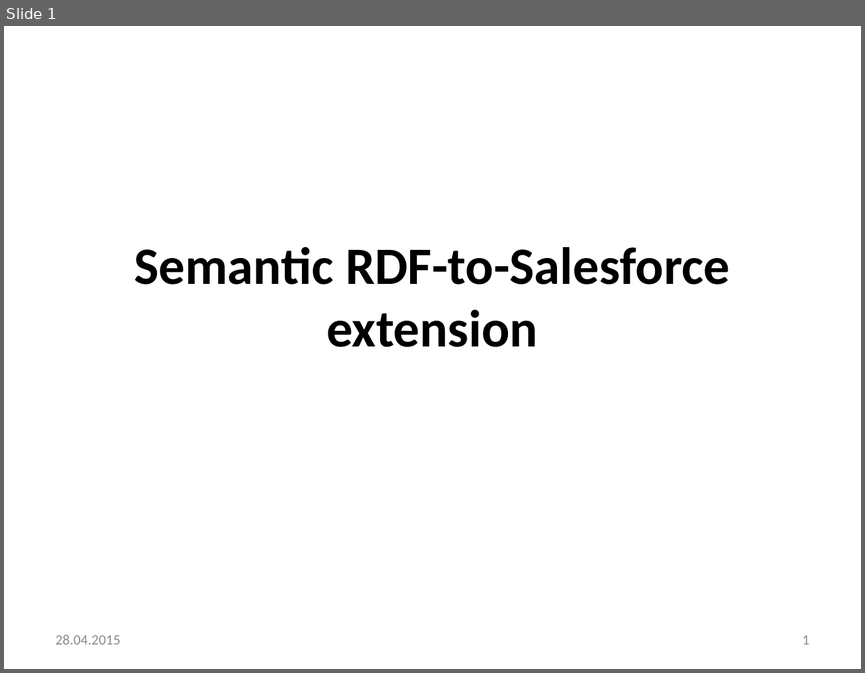
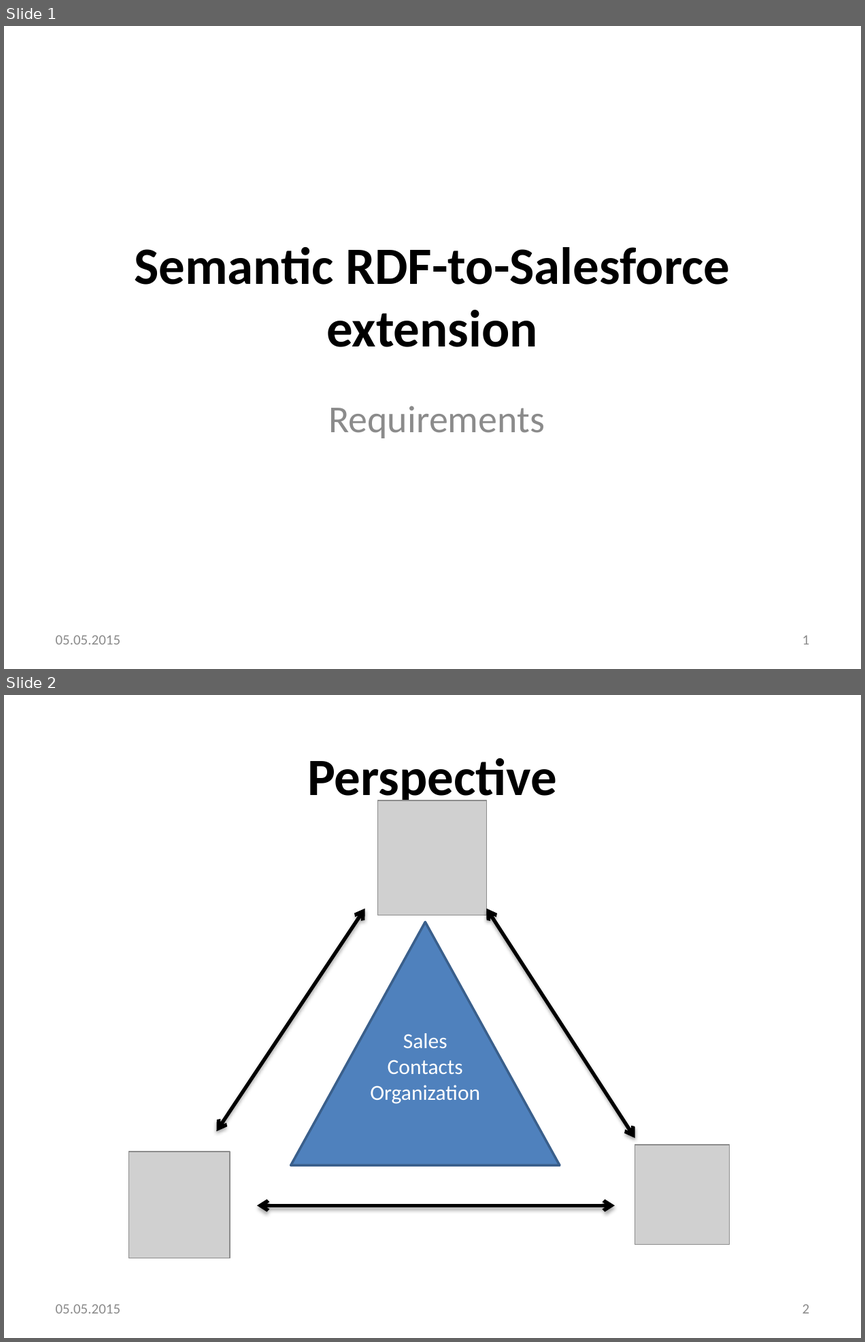
Before and after one commit to omarrana/testing, a slide deck: presentations/requirments_specification.pptx. Shown one above the other, each under a label of ours: slide 1 before the commit, slides 1 and 2 after it. The pictures are 865x673 and 865x1342 pixels, drawn with LibreOffice and Linux fonts; fonts in the diff are those of the drawing; grey boxes stand for pictures; background and template pictures are left out. Boxes give left, top, right and bottom in pixels: in the first picture for what was removed or moved away, otherwise in the second. Text is boxed around its words. In the diff, an @@ line names an element or a change of style, - is before the commit and + after.

Commit message:
updated requirement presentation

```diff
--- a/presentations/requirments_specification.pptx
+++ b/presentations/requirments_specification.pptx
@@ slide 2 added at (x1=4, y1=695, x2=861, y2=1338), background #FFFFFF @@
@@ title added at (x1=307, y1=758, x2=557, y2=807), 44 pt, text #000000, bold @@
+Perspective
@@ picture added at (x1=377, y1=800, x2=486, y2=915) @@
@@ double arrow added from (216, 1131) to (364, 909), #000000 3 pt @@
@@ double arrow added from (634, 1138) to (486, 909), #000000 3 pt @@
@@ triangle added at (x1=291, y1=922, x2=560, y2=1166), fill #4F81BD, outline #3A5F8C 2 pt, 18 pt, text #FFFFFF @@
+Sales
+Contacts
+Organization
@@ picture added at (x1=129, y1=1151, x2=230, y2=1257) @@
@@ picture added at (x1=634, y1=1145, x2=729, y2=1244) @@
@@ double arrow added from (257, 1205) to (615, 1205), #000000 3 pt @@
@@ text added at (x1=56, y1=1304, x2=121, y2=1313), 12 pt, text #8C8C8C @@
+05.05.2015
@@ page number added at (x1=802, y1=1304, x2=810, y2=1313), 12 pt, text #8C8C8C @@
+2
@@ slide 1 changed as well @@
@@ subtitle added at (x1=328, y1=405, x2=545, y2=438), 32 pt, text #8C8C8C @@
+Requirements
@@ text at (x1=56, y1=635, x2=121, y2=644): text changed @@
-28.04.2015
+05.05.2015
```
Also in this commit, not shown: 1 other slide changed, 6 other slides added, 3 slides removed.
